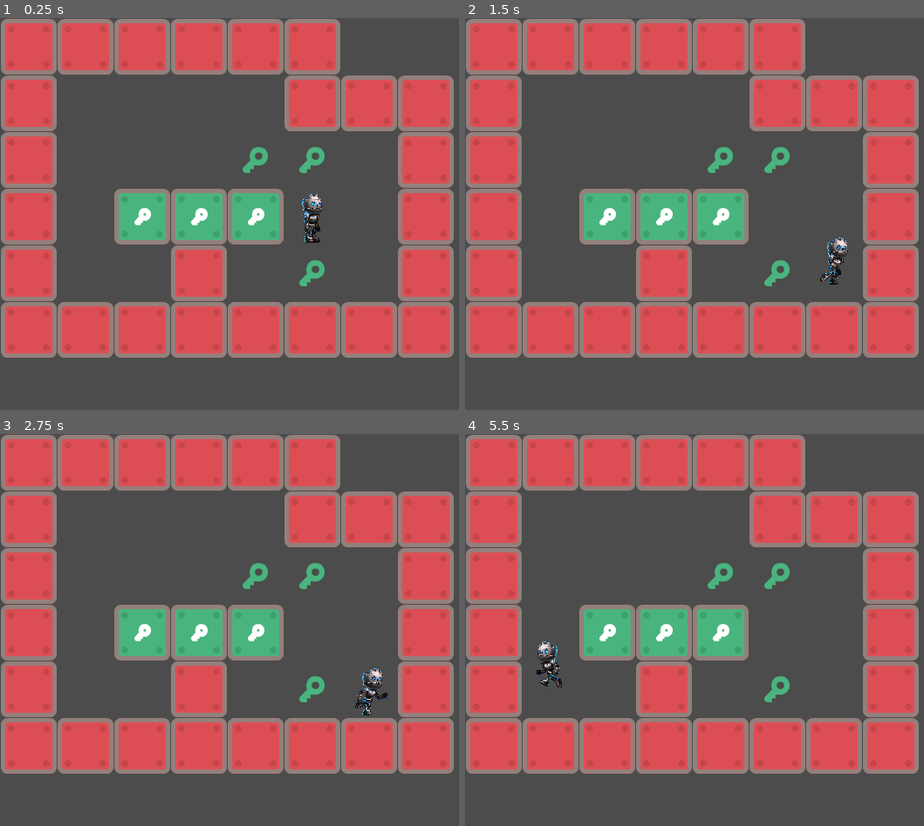
Above: before the commit, frames 1-4 (two rows, left to right).
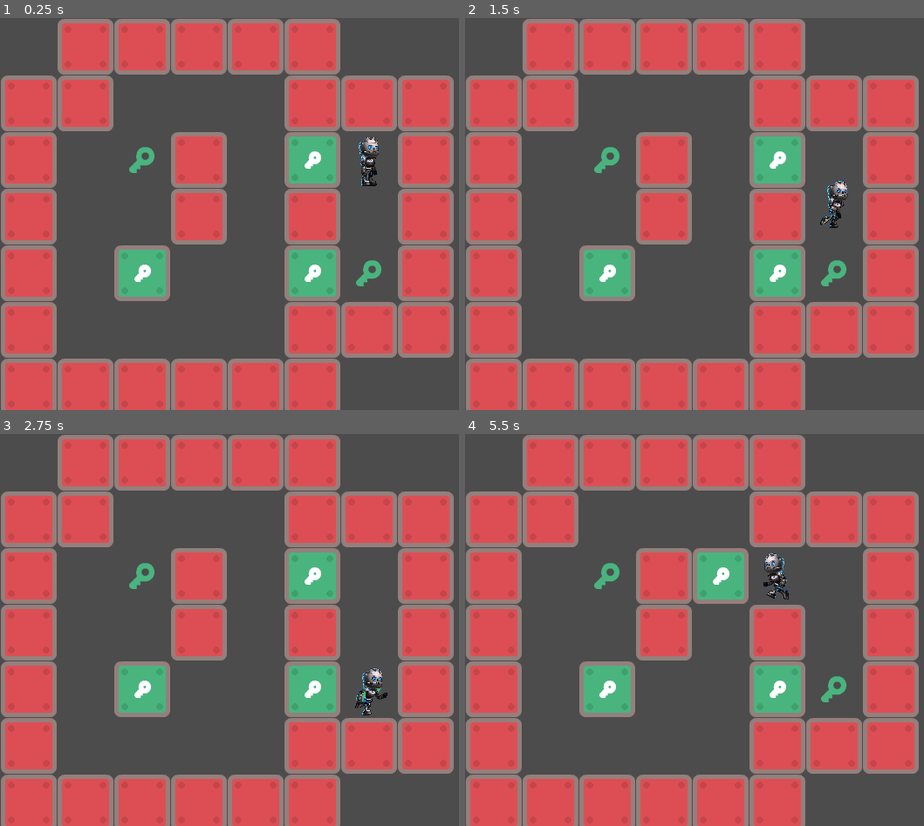
Above: after the commit, the same moments.

Repository: giabao/godot-block
Game: Godot game, scene res://GameMain.tscn
Two runs of this game, one before a commit and one after it. Both use one fixed random seed, a clock stepped at 60 frames per second and the inputs below.
Inputs:
- Up to frame 1 (0.25 s): no input
- Up to frame 2 (1.5 s): tap Enter at 0.5 s; hold Right (move_right) 0.53-1.28 s; hold Down (move_down) from 1.28 s (still down)
- Up to frame 3 (2.75 s): release Down (move_down) at 2.03 s; hold Right (move_right) from 2.03 s (still down)
- Up to frame 4 (5.5 s): release Right (move_right) at 2.78 s; hold Up (move_up) 2.78-3.53 s; hold Left (move_left) 3.53-5.03 s; hold Down (move_down) from 5.03 s (still down)

The runs differ from the first frame. In frame 1, 35% of the frame differs, in the area x 0-84%, y 0-100%; in frame 2, 36%; in frame 3, 35%; in frame 4, 36%.

Commit message:
add level

Diff:
--- a/GameMap.gd
+++ b/GameMap.gd
@@ -7,7 +7,7 @@
 const PlayerScene = preload("res://player/player.tscn")
 
 const CellType = GameData.CellType
-var g = GameLevels.data(4)
+var g = GameLevels.data(5)
 
 var targetCount = g.countTargets()
 var targetMatched: int = g.countMatchedTargets()
